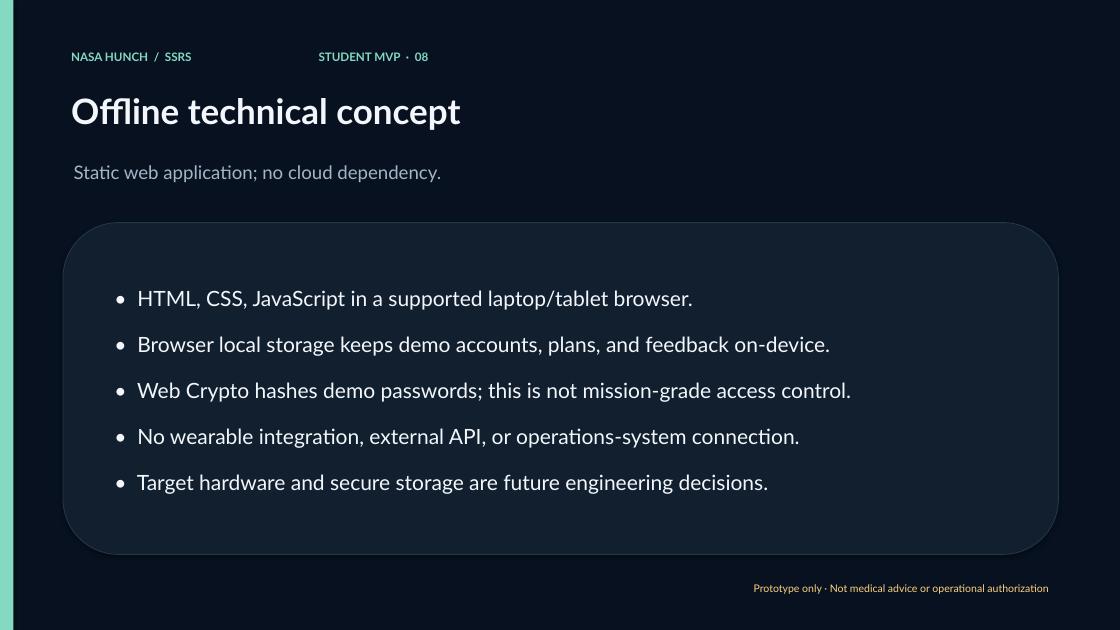
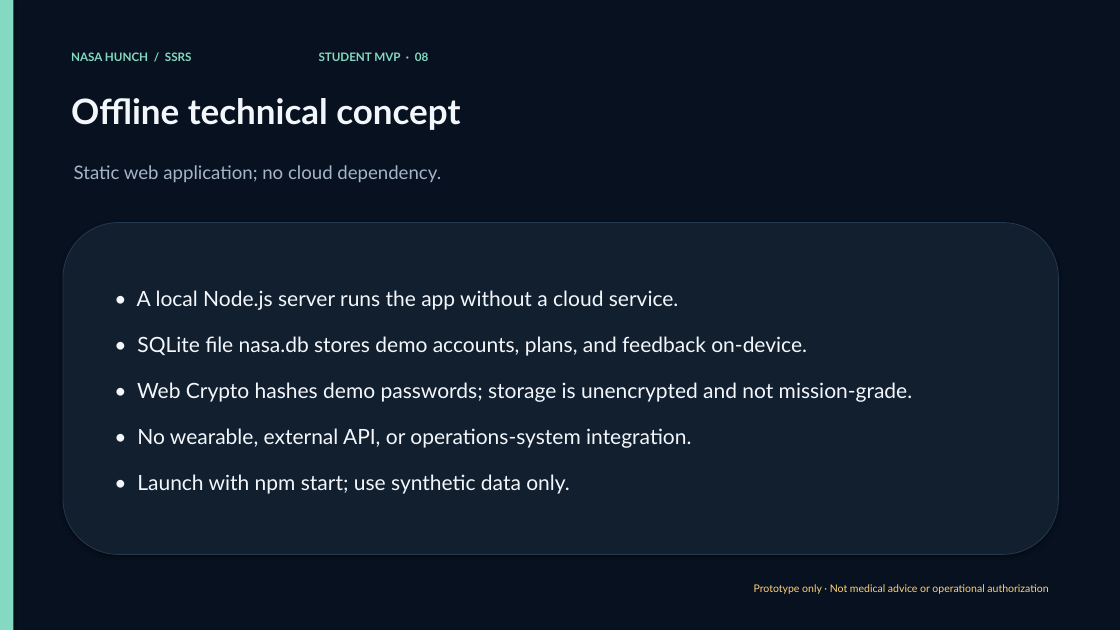
Before and after one commit to 271486/personal, a slide deck: slide 8 of NASA/student-presentation.pptx. Drawn at 1120x630 pixels with LibreOffice and Linux fonts; fonts in the diff are those of the drawing. Boxes give left, top, right and bottom in pixels: in the first picture for what was removed or moved away, otherwise in the second. Text is boxed around its words. In the diff, an @@ line names an element or a change of style, - is before the commit and + after.

```diff
--- a/NASA/student-presentation.pptx
+++ b/NASA/student-presentation.pptx
@@ text in rounded rectangle at [137,290,913,494]: text changed @@
-• HTML, CSS, JavaScript in a supported laptop/tablet browser.
-• Browser local storage keeps demo accounts, plans, and feedback on-device.
-• Web Crypto hashes demo passwords; this is not mission-grade access control.
-• No wearable integration, external API, or operations-system connection.
-• Target hardware and secure storage are future engineering decisions.
+• A local Node.js server runs the app without a cloud service.
+• SQLite file nasa.db stores demo accounts, plans, and feedback on-device.
+• Web Crypto hashes demo passwords; storage is unencrypted and not mission-grade.
+• No wearable, external API, or operations-system integration.
+• Launch with npm start; use synthetic data only.
```
Also in this commit, not shown: 2 other slides changed, 11 other files.
